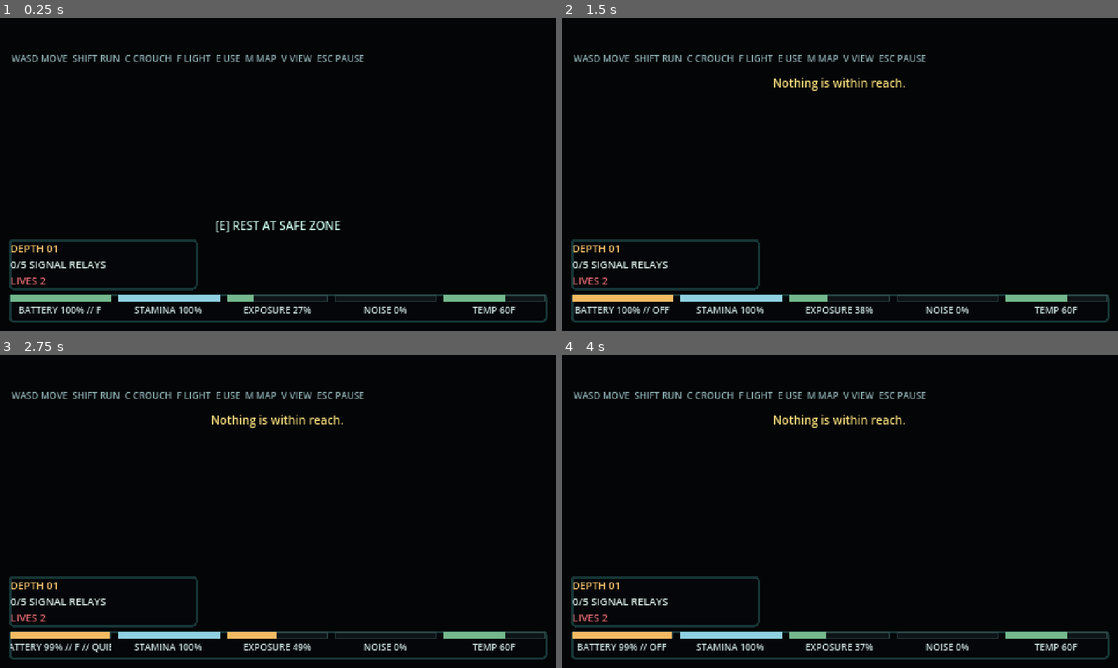
Above: before the commit, frames 1-4 (two rows, left to right).
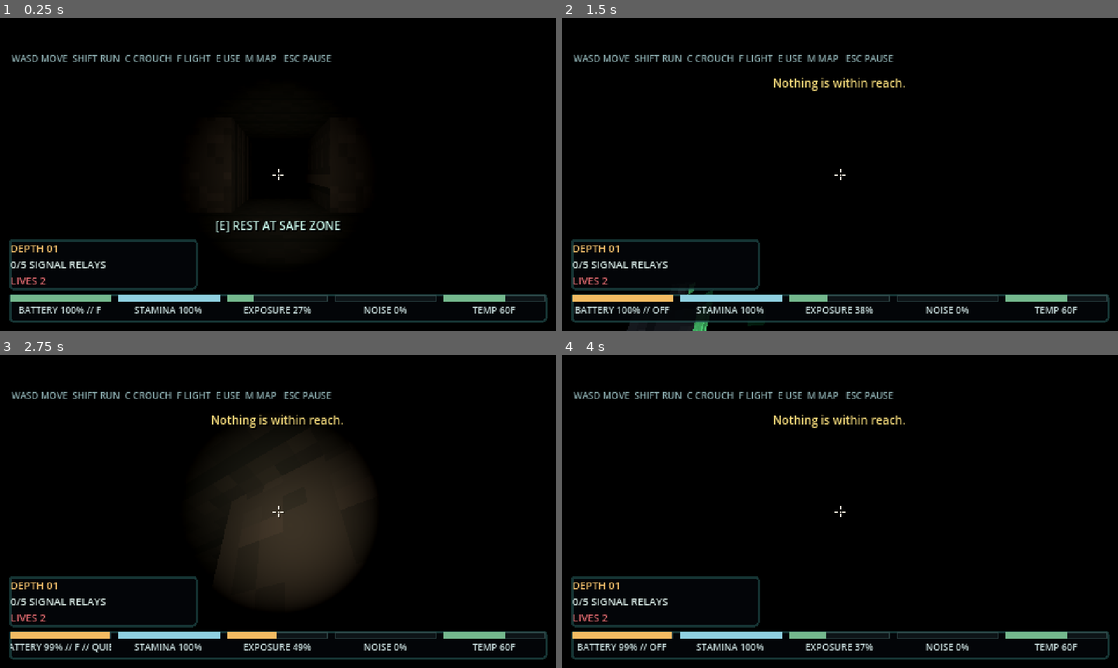
Above: after the commit, the same moments.

Repository: KyttuXD/LastRouteGodot
Game: Godot game, scene res://scenes/main_3d.tscn
The game is run twice, just before and just after one commit, with the same random seed, the same clock (stepped at 60 frames per second) and the same inputs. This scene is started directly instead of the project's main scene.
Inputs (mouse positions are in pixels of both pictures, inside the frame that each line leads up to):
- Up to frame 1 (0.25 s): no input
- Up to frame 2 (1.5 s): tap Enter at 0.5 s; move the mouse to (962, 158) at 0.52 s; hold D (move_right) 0.53-1.28 s; tap F (flashlight) at 0.6 s; click (962, 158) at 0.67 s; tap E (interact) at 0.8, 1.35 s; move the mouse to (728, 190) at 1.27 s; hold S (move_down) from 1.28 s (still down); click (728, 190) at 1.42 s
- Up to frame 3 (2.75 s): tap F (flashlight) at 1.55 s; move the mouse to (333, 442) at 2.02 s; release S (move_down) at 2.03 s; hold D (move_right) from 2.03 s (still down); hold C (crouch) from 2.03 s (still down); click (333, 442) at 2.17 s; tap E (interact) at 2.3 s
- Up to frame 4 (4 s): move the mouse to (812, 574) at 2.77 s; release D (move_right) at 2.78 s; release C (crouch) at 2.78 s; hold W (move_up) 2.78-3.53 s; tap F (flashlight) at 2.85 s; click (812, 574) at 2.92 s; tap Space at 3.5 s; move the mouse to (1006, 558) at 3.52 s; hold A (move_left) from 3.53 s (still down); tap E (interact) at 3.6 s; click (1006, 558) at 3.67 s

The runs differ from the first frame. In frame 1, 0.2% of the frame differs, in the area x 40-66%, y 11-52%; in frame 2, 0.3%; in frame 3, 9.3%, in the area x 39-66%, y 11-78%; in frame 4, 0.2%.

Commit message:
Remove the top-down view
It rendered black and survived three attempts to fix it. Each time I found a
plausible cause, fixed that, and it stayed black: the ceiling was covering it,
then the light was a pool rather than a plan, then the player was climbing off
the floor. All three were real bugs and none was this one. The last check
confirmed the camera was current, a hundred grid cells were under it, the
ceiling was hidden and a directional light was on them -- and it was still
black.

It is also redundant, which is the part that decides it. The facility is a real
3D building now; the thing that reads a floor plan is the memory map, not a
second camera. Carrying a broken option for a view nothing needs is worse than
not having it, and I was going to keep guessing.

So: first person only. The V action, the TopDownCamera, the overhead light that
existed solely to light a plan, and the ceiling-hiding that existed solely to
let that camera see through it are all gone, along with the binding and its row
in the Controls list. The maze suite asserts the ceiling now STAYS drawn, since
there is no second view to lift it for.

Co-Authored-By: Claude Opus 5 <noreply@anthropic.com>

Diff:
--- a/project.godot
+++ b/project.godot
@@ -80,11 +80,6 @@
 "deadzone": 0.5,
 "events": [Object(InputEventKey,"resource_local_to_scene":false,"resource_name":"","device":16,"window_id":0,"alt_press …(195 unchanged characters)…
 , Object(InputEventKey,"resource_local_to_scene":false,"resource_name":"","device":16,"window_id":0,"alt_pressed":false …(181 unchanged characters)…
-]
-}
-toggle_view={
-"deadzone": 0.5,
-"events": [Object(InputEventKey,"resource_local_to_scene":false,"resource_name":"","device":16,"window_id":0,"alt_pressed":false,"shift_pressed":false,"ctrl_pressed":false,"meta_pressed":false,"pressed":false,"keycode":0,"physical_keycode":86,"key_label":0,"unicode":0,"location":0,"echo":false,"script":null)
 ]
 }
 office_left_door={
--- a/scenes/hud.tscn
+++ b/scenes/hud.tscn
@@ -230,7 +230,7 @@
 offset_bottom = 46.0
 theme_override_colors/font_color = Color(0.55, 0.68, 0.69, 1)
 theme_override_font_sizes/font_size = 8
-text = "WASD MOVE  SHIFT RUN  C CROUCH  F LIGHT  E USE  M MAP  V VIEW  ESC PAUSE"
+text = "WASD MOVE  SHIFT RUN  C CROUCH  F LIGHT  E USE  M MAP   ESC PAUSE"
 
 [node name="InteractionLabel" type="Label" parent="."]
 layout_mode = 1
--- a/scenes/main_3d.tscn
+++ b/scenes/main_3d.tscn
@@ -54,12 +54,5 @@
 spot_angle = 28.0
 spot_angle_attenuation = 1.4
 
-[node name="TopDownCamera" type="Camera3D" parent="World"]
-transform = Transform3D(1, 0, 0, 0, 0, -1, 0, 1, 0, 0, 12, 0)
-current = true
-projection = 1
-size = 10.0
-far = 30.0
-
 [node name="HUD" parent="." instance=ExtResource("4_hud")]
 unique_name_in_owner = true
--- a/scripts/validate_maze.gd
+++ b/scripts/validate_maze.gd
@@ -90,12 +90,6 @@
 	# Looking down at a sealed corridor shows a ceiling, which is why that view
 	# went black. It is the original game's primary perspective, so it has to
 	# see through the lid rather than lose it.
-	view.set_ceiling_visible(false)
-	if lid.visible:
-		_fail("the ceiling stayed visible for the top-down view")
-	view.set_ceiling_visible(true)
-	if not lid.visible:
-		_fail("the ceiling did not come back for first person")
 
 	# A collected relay used to stay exactly where it was with its glow off,
 	# which reads as the interaction having failed rather than as a pickup.
@@ -126,49 +120,13 @@
 	if not scene.player.flashlight_enabled:
 		_fail("the player spawns with the flashlight off")
 
-	# The top-down view is the ORIGINAL game's primary perspective and it has
-	# come back black twice. Check the three things that make it a picture at
-	# all: something to look through, something lit, and no lid in the way.
-	var top_down: Camera3D = scene.player.top_down_camera
-	view.set_ceiling_visible(false)
-	if not top_down.current:
-		_fail("the top-down camera is not the current one at startup")
-	if lid.visible:
-		_fail("the ceiling is still drawn over the top-down view")
-	if scene.player._overhead_light == null or not scene.player._overhead_light.visible:
-		_fail("the top-down view has no overhead light")
-	# Guessing at this view has failed twice. Measure what is actually inside
-	# the camera's box: an orthographic camera at 12 m with size 10 sees a
-	# 10 m tall slice, and if no geometry falls in it the picture is black
-	# whatever the lights are doing.
-	var eye := top_down.global_position
-	var half := top_down.size * 0.5
-	var window := AABB(Vector3(eye.x - half, eye.y - top_down.far, eye.z - half),
-		Vector3(half * 2.0, top_down.far, half * 2.0))
-	# Count the GRID, not MeshInstance3D nodes. A GridMap is a single node
-	# however many cells it draws, so counting mesh instances counted the
-	# player's own 21-piece body and called that "the world is in view".
-	var cells := 0
-	for cell in grid.get_used_cells():
-		var at := grid.to_global(grid.map_to_local(cell))
-		if absf(at.x - eye.x) <= half and absf(at.z - eye.z) <= half:
-			cells += 1
-	print("  camview   eye %s, player %s, %d grid cells under it"
-		% [eye.round(), scene.player.global_position.round(), cells])
-	if cells == 0:
-		_fail("no floor or wall falls inside the top-down camera's box")
-	# The player standing a metre above the floor is not a view bug, but it is
-	# a bug, and it would put the body inside the ceiling of a 3 m corridor.
+	# The player is in first person, on the floor, and the ceiling is drawn --
+	# there is no second view to lift it for any more.
 	if absf(scene.player.global_position.y) > 0.25:
 		_fail("the player stands at y=%.2f, not on the floor"
 			% scene.player.global_position.y)
-
-	var span: float = top_down.size
-	var reach: float = top_down.global_position.y - top_down.far
-	print("  topdown   ortho %.0f units, floor %.1f above the far plane, lid %s"
-		% [span, -reach, "hidden" if not lid.visible else "SHOWN"])
-	if reach > 0.0:
-		_fail("the far plane sits %.1f above the floor, so nothing renders" % reach)
+	if not lid.visible:
+		_fail("the ceiling is hidden with no top-down view to hide it for")
 
 	if _failures == 0:
 		print("  fabric    %d floors, %d walls, %d ceiling cells, all boxes"
--- a/src/autoload/settings.gd
+++ b/src/autoload/settings.gd
@@ -41,7 +41,7 @@
 const REBINDABLE_ACTIONS: Array[String] = [
 	"move_left", "move_right", "move_up", "move_down",
 	"sprint", "crouch", "flashlight", "interact",
-	"toggle_map", "toggle_view", "pause",
+	"toggle_map", "pause",
 	"office_left_door", "office_right_door", "office_desk_light",
 	"office_vent", "office_cameras", "office_radio", "office_breaker",
 	"office_reboot", "office_emergency_flash", "office_rear_flash",
--- a/src/game_3d/player_controller_3d.gd
+++ b/src/game_3d/player_controller_3d.gd
@@ -5,20 +5,24 @@
 ## interaction rules (GameConfig is shared, untouched), CharacterBody3D
 ## movement on the XZ ground plane instead of CharacterBody2D on XY, and two
 ## camera rigs (orthographic top-down, perspective first-person) toggled by
-## the toggle_view input action.
+## FIRST PERSON only.
+##
+## There was a top-down view on the V key, inherited from the 2D original. It
+## rendered black in the 3D build and survived three attempts to fix it -- the
+## camera was current, the world was in front of it, the ceiling was hidden and
+## a directional light was on it, and it was still black. It is also redundant:
+## the facility is a real 3D building now, and the memory map is the thing that
+## reads a floor plan. So it is gone rather than carried as a broken option.
 
 signal flashlight_changed(enabled: bool)
 signal interaction_message(message: String)
 
 const CAMERA_HEIGHT := 1.6
-const TOP_DOWN_HEIGHT := 12.0
-const TOP_DOWN_ORTHO_SIZE := 10.0
 const BODY_MODEL_SCENE := "res://art/props-3d/characters/player.tscn"
 
 ## Sibling, not a child — the top-down camera must NOT inherit the player's
 ## facing rotation (it stays fixed, looking straight down, and only follows
 ## position each frame). See _physics_process.
-@onready var top_down_camera: Camera3D = get_node("../TopDownCamera")
 @onready var first_person_camera: Camera3D = $FirstPersonPivot/FirstPersonCamera
 @onready var first_person_pivot: Node3D = $FirstPersonPivot
 @onready var flashlight: SpotLight3D = $FirstPersonPivot/Flashlight
@@ -36,10 +40,6 @@
 var exhausted := false
 var stamina_recovery_delay := 0.0
 var movement_mode := "walk"
-var first_person := false
-## Light3D, not OmniLight3D: it is directional now, and a plan view wants
-## flat light rather than a pool.
-var _overhead_light: Light3D
 ## Noise emitted this frame by movement, consumed by hunter hearing
 ## (hunter_brain.gd) — matches the original's per-frame emittedNoise.
 var noise := 0.0
@@ -69,12 +69,11 @@
 	# The maze is lit almost entirely by this beam; starting dark reads as a
 	# broken build rather than as atmosphere.
 	_set_flashlight(true)
-	_build_overhead_light()
-	_set_view_mode(false)
+	_enter_first_person()
 
 
 func _unhandled_input(event: InputEvent) -> void:
-	if first_person and event is InputEventMouseMotion:
+	if event is InputEventMouseMotion:
 		_yaw -= event.relative.x * Settings.mouse_sensitivity
 		_pitch = clampf(_pitch - event.relative.y * Settings.mouse_sensitivity, -1.4, 1.4)
 		rotation.y = _yaw
@@ -85,13 +84,9 @@
 	if input_frozen:
 		velocity = Vector3.ZERO
 		move_and_slide()
-		top_down_camera.global_position = Vector3(global_position.x, TOP_DOWN_HEIGHT, global_position.z)
 		noise = 0.0
 		ModelSlot.play_if_available(_animation_player, "idle")
 		return
-
-	if Input.is_action_just_pressed("toggle_view"):
-		_set_view_mode(not first_person)
 
 	var input_vector := Input.get_vector("move_left", "move_right", "move_up", "move_down")
 	var movement_speed := GameConfig.PLAYER_WALK_SPEED
@@ -125,7 +120,8 @@
 	ModelSlot.play_if_available(_animation_player, movement_mode if is_moving else "idle")
 
 	var move_direction: Vector3
-	if first_person:
+	# Movement is camera-relative: forward is where you are looking.
+	if true:
 		# Relative to facing: forward/back on move_up/move_down, strafe on move_left/move_right.
 		move_direction = (transform.basis * Vector3(input_vector.x, 0.0, input_vector.y)).normalized() if is_moving else Vector3.ZERO
 	else:
@@ -148,7 +144,6 @@
 	velocity.y = 0.0
 	move_and_slide()
 
-	top_down_camera.global_position = Vector3(global_position.x, TOP_DOWN_HEIGHT, global_position.z)
 
 	if Input.is_action_just_pressed("flashlight"):
 		_set_flashlight(not flashlight_enabled)
@@ -157,41 +152,14 @@
 		_try_interact()
 
 
-## A soft lamp overhead, on only in the top-down view.
-##
-## That view is the original game's primary perspective, and it reads a whole
-## room at once -- but the 3D world is lit by a forward-facing beam, so from
-## 12 m up the room the player is standing in was a dark rectangle with a cone
-## across it. This is the plan view's equivalent of the original's room
-## lighting, not an extra light in the maze: first person never sees it.
-func _build_overhead_light() -> void:
-	# DIRECTIONAL, not a lamp on the player. An omni was a pool of light in the
-	# middle of an otherwise black plan -- which is why this view kept reading
-	# as blank even once the ceiling stopped covering it. A plan view has to
-	# show a whole room at once, so it is lit like a plan: flat, from straight
-	# above, reaching everything the orthographic camera can see.
-	_overhead_light = DirectionalLight3D.new()
-	_overhead_light.rotation_degrees = Vector3(-90.0, 0.0, 0.0)
-	_overhead_light.light_energy = 1.0
-	_overhead_light.light_color = Color(0.74, 0.76, 0.86)
-	_overhead_light.shadow_enabled = false
-	add_child(_overhead_light)
-	_overhead_light.visible = not first_person
-
-
-func _set_view_mode(is_first_person: bool) -> void:
-	first_person = is_first_person
-	if _overhead_light != null:
-		_overhead_light.visible = not is_first_person
-	top_down_camera.current = not first_person
-	first_person_camera.current = first_person
-	body_visual.visible = not first_person
+## First person is the only view. The body is hidden because you are inside it,
+## and the mouse is captured because the camera is aimed with it.
+func _enter_first_person() -> void:
+	first_person_camera.current = true
+	body_visual.visible = false
 	# Stated as a preference, not set directly: a menu on top has to be able to
 	# hand the cursor back without this taking it again next frame.
-	MouseLock.set_gameplay_capture(first_person)
-	if not first_person:
-		first_person_pivot.rotation.x = 0.0
-		_pitch = 0.0
+	MouseLock.set_gameplay_capture(true)
 
 
 func _update_stamina(delta: float, is_sprinting: bool) -> void:
--- a/src/main_3d.gd
+++ b/src/main_3d.gd
@@ -68,8 +68,6 @@
 		observed_depth = GameState.depth
 		_build_floor()
 
-	# The lid is only in the way of the view that looks down through it.
-	facility_view.set_ceiling_visible(player.first_person)
 	hud.set_interaction_prompt(player.get_interaction_prompt())
 	_update_hud()
 
--- a/src/ui/office/office_walker.gd
+++ b/src/ui/office/office_walker.gd
@@ -4,7 +4,7 @@
 ## First-person movement for the walkable office.
 ##
 ## Deliberately NOT PlayerController3D. That one belongs to maze mode: it
-## requires a sibling ../TopDownCamera, a Flashlight and a BodyVisual, and it
+## requires a Flashlight and a BodyVisual, and it
 ## tracks stamina, lamp charge and noise -- none of which Office Mode has. This
 ## is the small subset the office actually needs: walk, look, collide.
 ##
--- a/src/ui/settings_panel.gd
+++ b/src/ui/settings_panel.gd
@@ -15,7 +15,6 @@
 	"flashlight": "FLASHLIGHT",
 	"interact": "INTERACT",
 	"toggle_map": "TOGGLE MAP",
-	"toggle_view": "TOGGLE VIEW",
 	"pause": "PAUSE",
 	"office_left_door": "OFFICE — LEFT DOOR",
 	"office_right_door": "OFFICE — RIGHT DOOR",
@@ -42,8 +41,7 @@
 const SECTIONS := [
 	{"title": "MOVEMENT", "actions": ["move_up", "move_down", "move_left",
 		"move_right", "sprint", "crouch"]},
-	{"title": "ACTIONS", "actions": ["interact", "flashlight", "toggle_map",
-		"toggle_view"]},
+	{"title": "ACTIONS", "actions": ["interact", "flashlight", "toggle_map"]},
 	{"title": "SYSTEM", "actions": ["pause"]},
 	{"title": "OFFICE MODE", "actions": ["office_left_door", "office_right_door",
 		"office_desk_light", "office_vent", "office_cameras", "office_radio",
